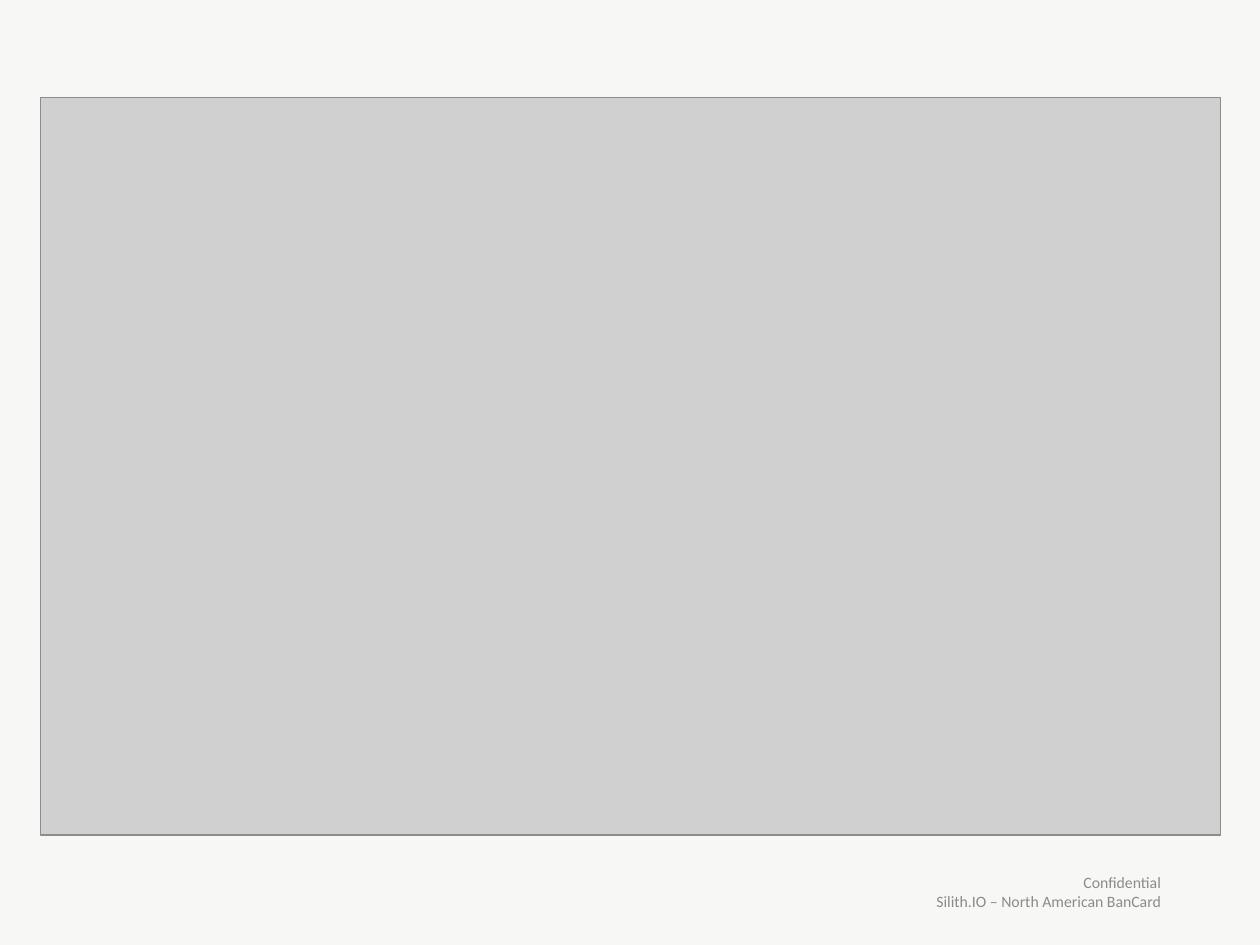
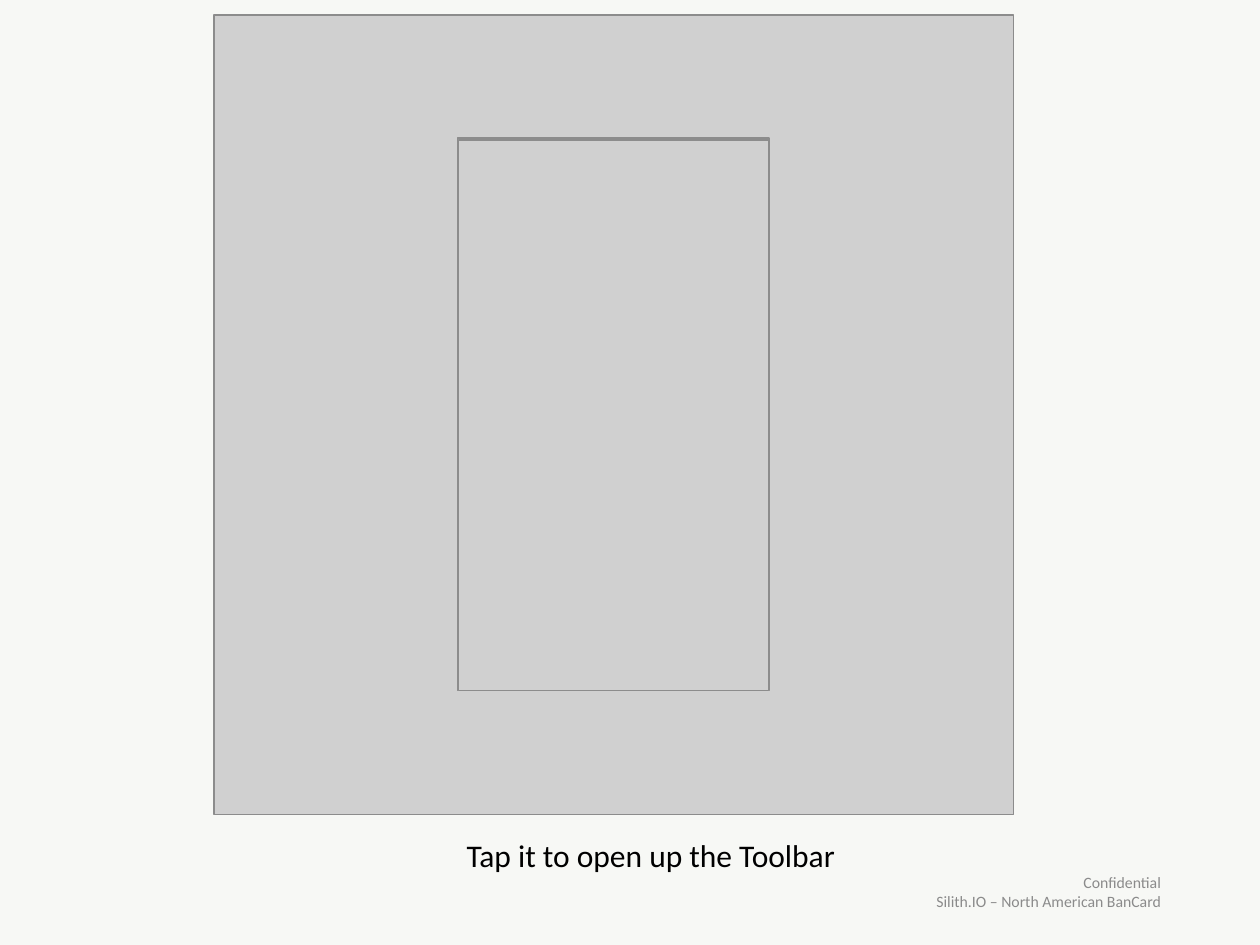
Before and after one commit to bclark8923/AnnoTree, a slide deck: slide 3 of Docs/Pitches/AnnoTreePresentation_External.pptx (slide 7 before the commit). Drawn at 1260x945 pixels with LibreOffice and Linux fonts; fonts in the diff are those of the drawing; grey boxes stand for pictures. Boxes give left, top, right and bottom in pixels: in the first picture for what was removed or moved away, otherwise in the second. Text is boxed around its words. In the diff, an @@ line names an element or a change of style, - is before the commit and + after.

```diff
--- a/Docs/Pitches/AnnoTreePresentation_External.pptx
+++ b/Docs/Pitches/AnnoTreePresentation_External.pptx
@@ picture: place and size @@
-picture at [40,97,1221,835]
+picture at [214,15,1014,815]
@@ picture added at [457,139,769,692] @@
@@ picture added at [459,140,769,690] @@
@@ text added at [467,845,835,872], 18 pt, text #000000 @@
+Tap it to open up the Toolbar
```
Also in this commit, not shown: 5 other slides changed, 2 slides removed, 6 other files.
